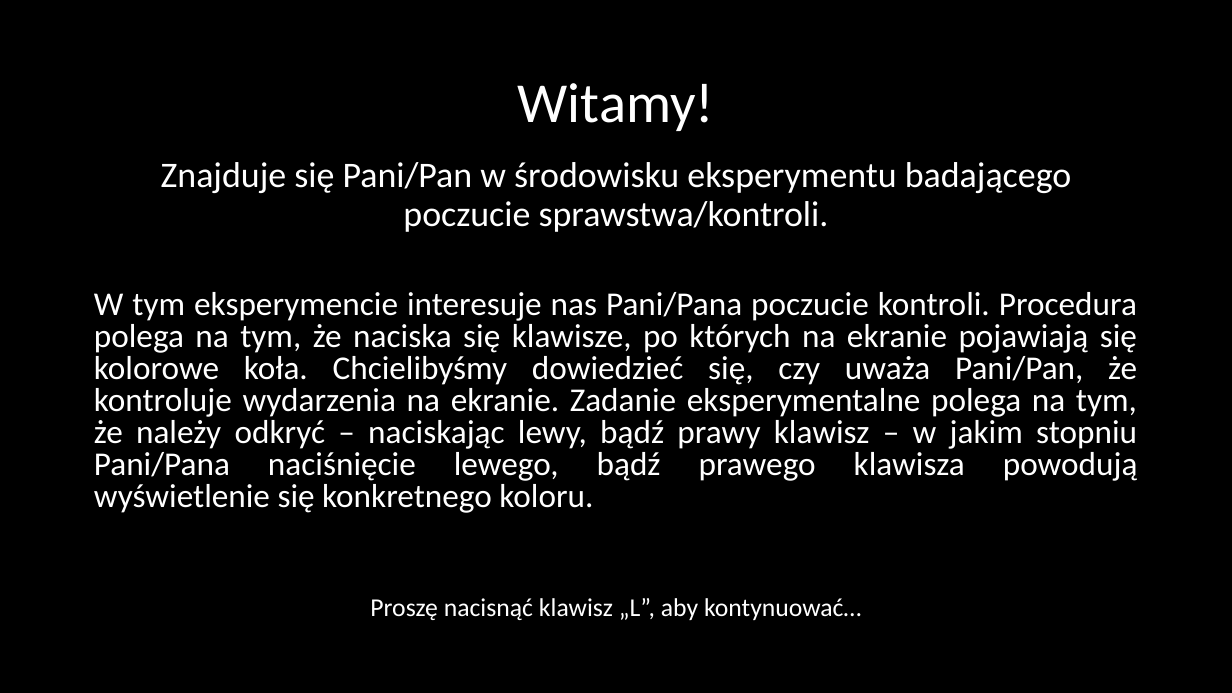
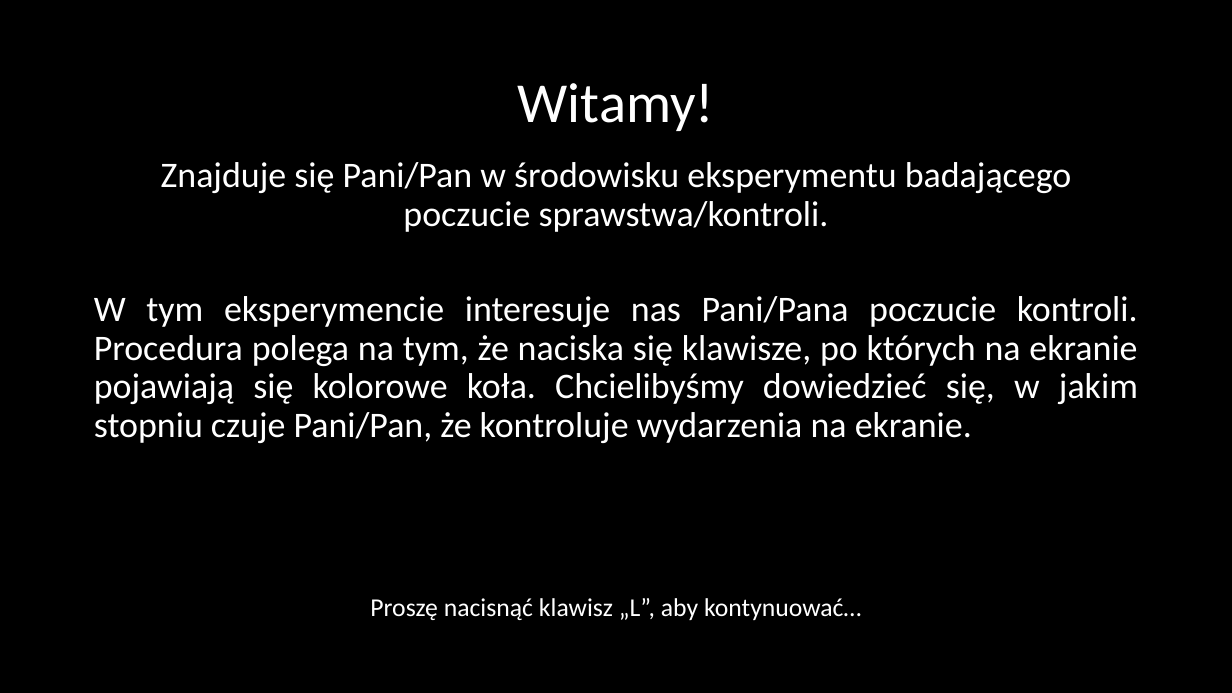
Before and after one commit to mmagnuski/senofag, a slide deck: slide 3 of EPRIME procedura png/Slajdy_proc1.pptx. Drawn at 1232x693 pixels with LibreOffice and Linux fonts; fonts in the diff are those of the drawing. Boxes give left, top, right and bottom in pixels: in the first picture for what was removed or moved away, otherwise in the second. Text is boxed around its words. In the diff, an @@ line names an element or a change of style, - is before the commit and + after.

```diff
--- a/EPRIME procedura png/Slajdy_proc1.pptx
+++ b/EPRIME procedura png/Slajdy_proc1.pptx
@@ text at <box>94,296,1138,443</box>: text changed; size 25.9 to 28 pt @@
-W tym eksperymencie interesuje nas Pani/Pana poczucie kontroli. Procedura polega na tym, że naciska się klawisze, po których na ekranie pojawiają się kolorowe koła. Chcielibyśmy dowiedzieć się, czy uważa Pani/Pan, że kontroluje wydarzenia na ekranie. Zadanie eksperymentalne polega na tym, że należy odkryć – naciskając lewy, bądź prawy klawisz – w jakim stopniu Pani/Pana naciśnięcie lewego, bądź prawego klawisza powodują wyświetlenie się konkretnego koloru.
+W tym eksperymencie interesuje nas Pani/Pana poczucie kontroli. Procedura polega na tym, że naciska się klawisze, po których na ekranie pojawiają się kolorowe koła. Chcielibyśmy dowiedzieć się, w jakim stopniu czuje Pani/Pan, że kontroluje wydarzenia na ekranie.
```
Also in this commit, not shown: 3 other slides changed, 1 slide added, 23 other files.
